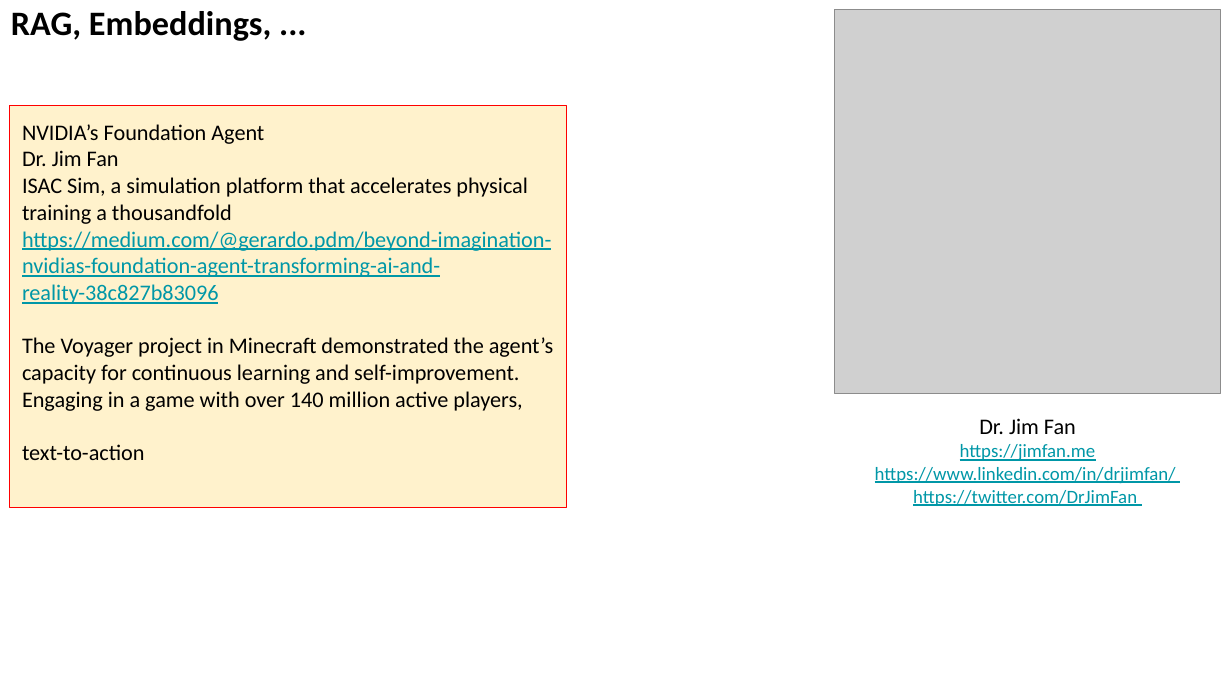
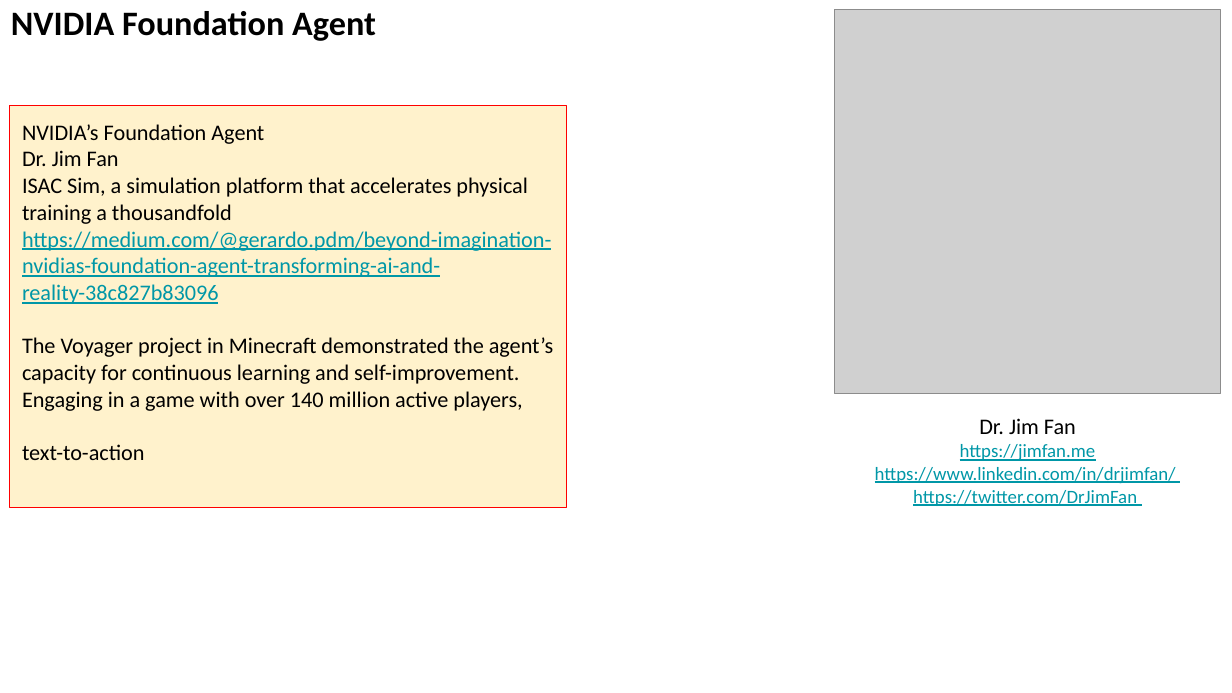
Before and after one commit to lselector/seminar, a slide deck: slide 6 of 2024/2024-03-01-AI-Updates.pptx. Drawn at 1232x693 pixels with LibreOffice and Linux fonts; fonts in the diff are those of the drawing; grey boxes stand for pictures. Boxes give left, top, right and bottom in pixels: in the first picture for what was removed or moved away, otherwise in the second. Text is boxed around its words. In the diff, an @@ line names an element or a change of style, - is before the commit and + after.

```diff
--- a/2024/2024-03-01-AI-Updates.pptx
+++ b/2024/2024-03-01-AI-Updates.pptx
@@ text at <box>11,11,376,41</box>: text changed @@
-RAG, Embeddings, ...
+NVIDIA Foundation Agent
```
Also in this commit, not shown: 5 other slides changed, 4 slides added, 1 slide removed.
